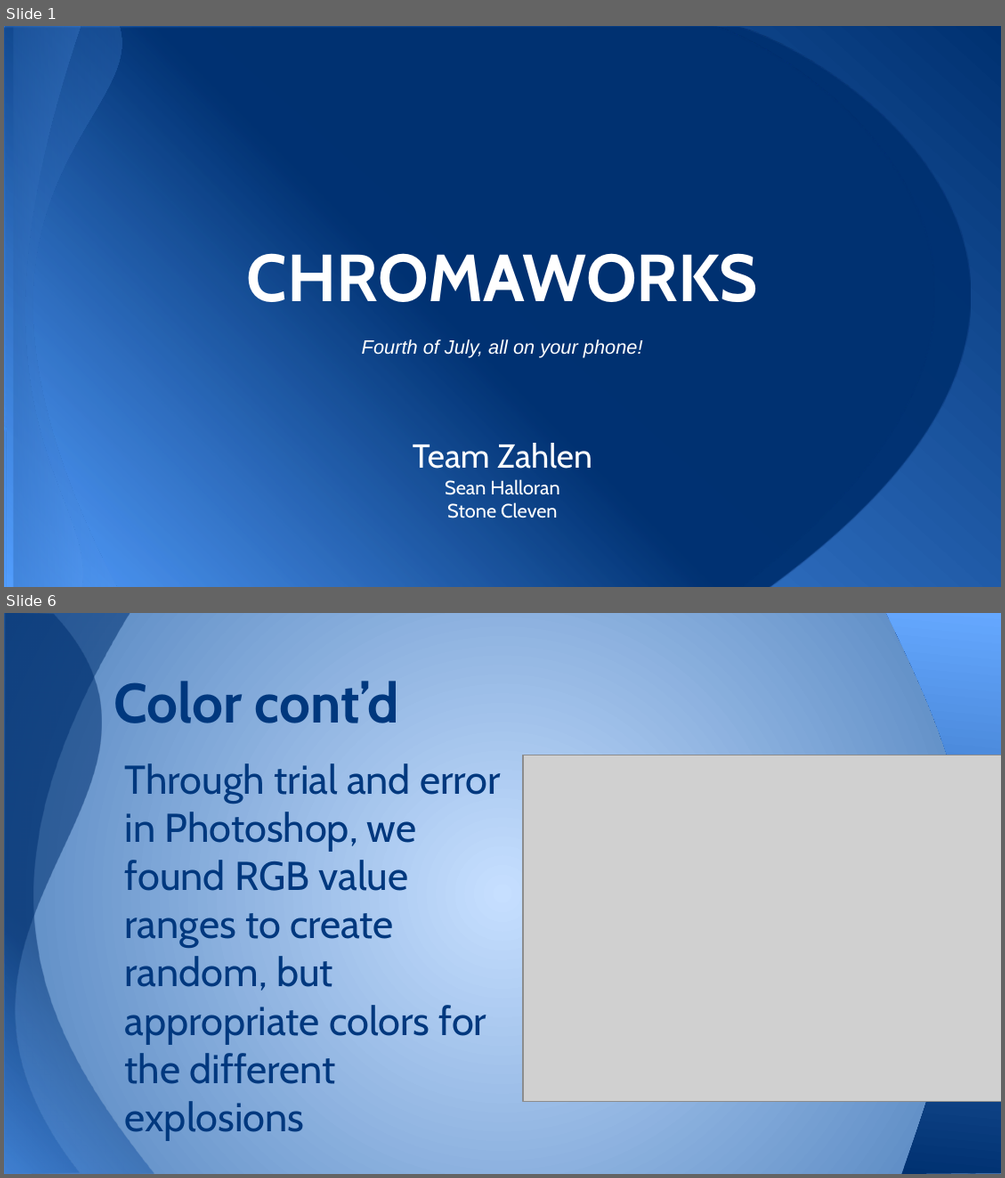
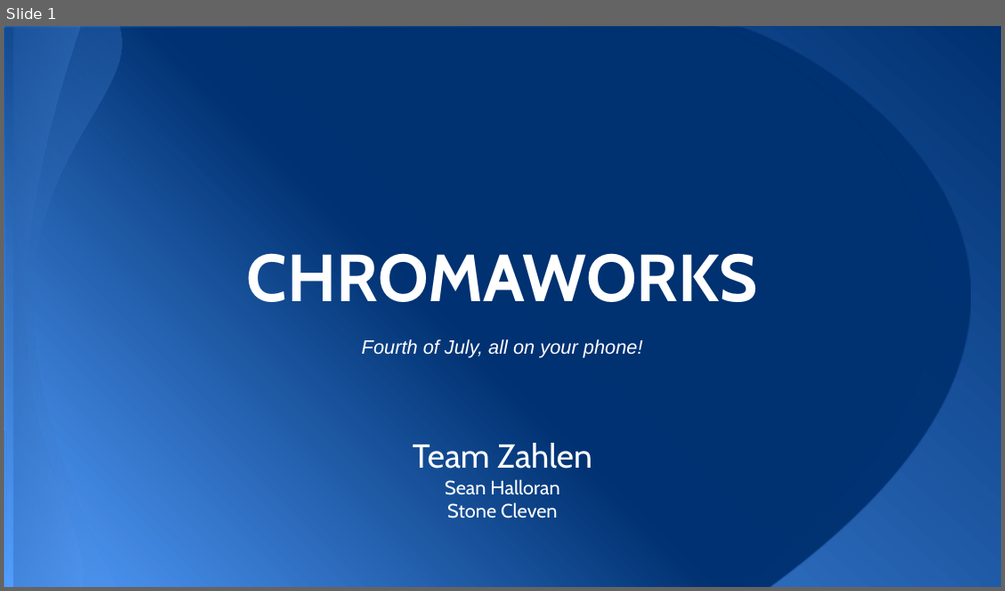
Before and after one commit to ComicSeans/imgd2900, a slide deck: assig7/Chromaworks.pptx. Shown one above the other, each under a label of ours: slides 1 and 6 before the commit, slide 1 after it; the slides between them are not shown. The pictures are 1005x1178 and 1005x591 pixels, drawn with LibreOffice and Linux fonts; fonts in the diff are those of the drawing; grey boxes stand for pictures. Boxes give left, top, right and bottom in pixels: in the first picture for what was removed or moved away, otherwise in the second. Text is boxed around its words. In the diff, an @@ line names an element or a change of style, - is before the commit and + after.

```diff
--- a/assig7/Chromaworks.pptx
+++ b/assig7/Chromaworks.pptx
@@ slide 6 removed at bbox=[4, 613, 1001, 1174], background gradient #C6DFFF to #4F81BD @@
@@ freeform shape removed at bbox=[4, 613, 154, 1173] @@
@@ freeform shape removed at bbox=[4, 613, 220, 1173] @@
@@ freeform shape removed at bbox=[886, 613, 1001, 1174] @@
@@ title removed at bbox=[113, 681, 400, 723] @@
-Color cont’d
@@ text removed at bbox=[125, 763, 501, 1141] @@
-Through trial and error in Photoshop, we found RGB value ranges to create random, but appropriate colors for the different explosions
@@ picture removed at bbox=[524, 755, 1001, 1101] @@
```
Also in this commit, not shown: 2 slides added, 6 other slides removed.
